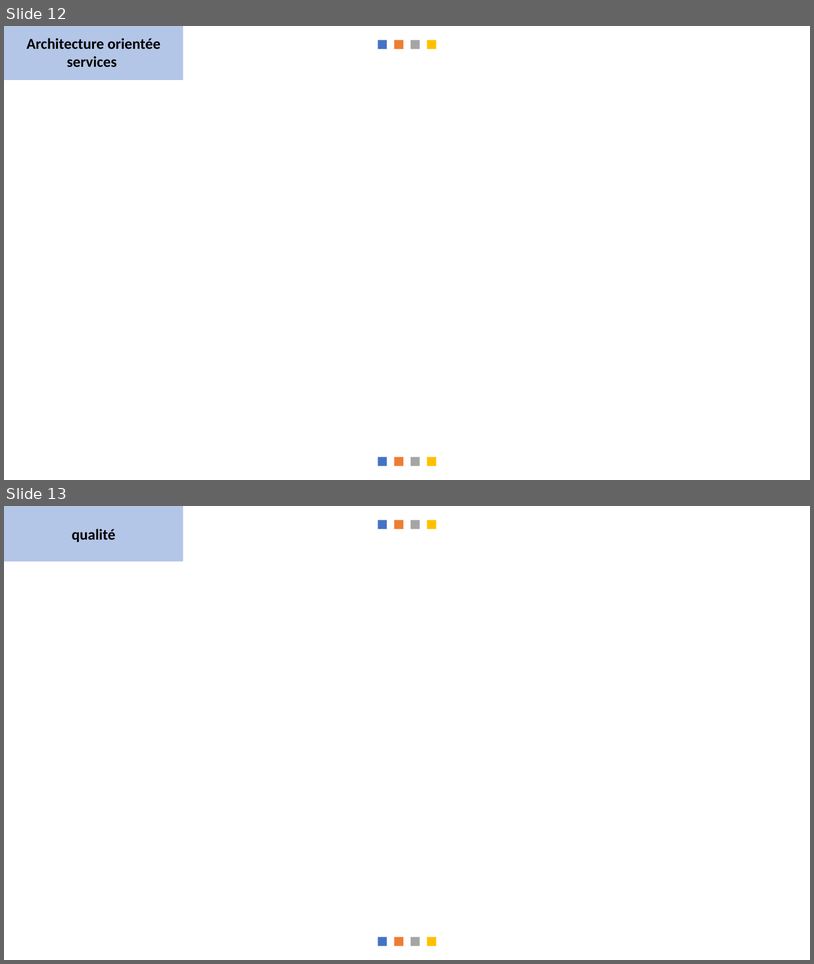
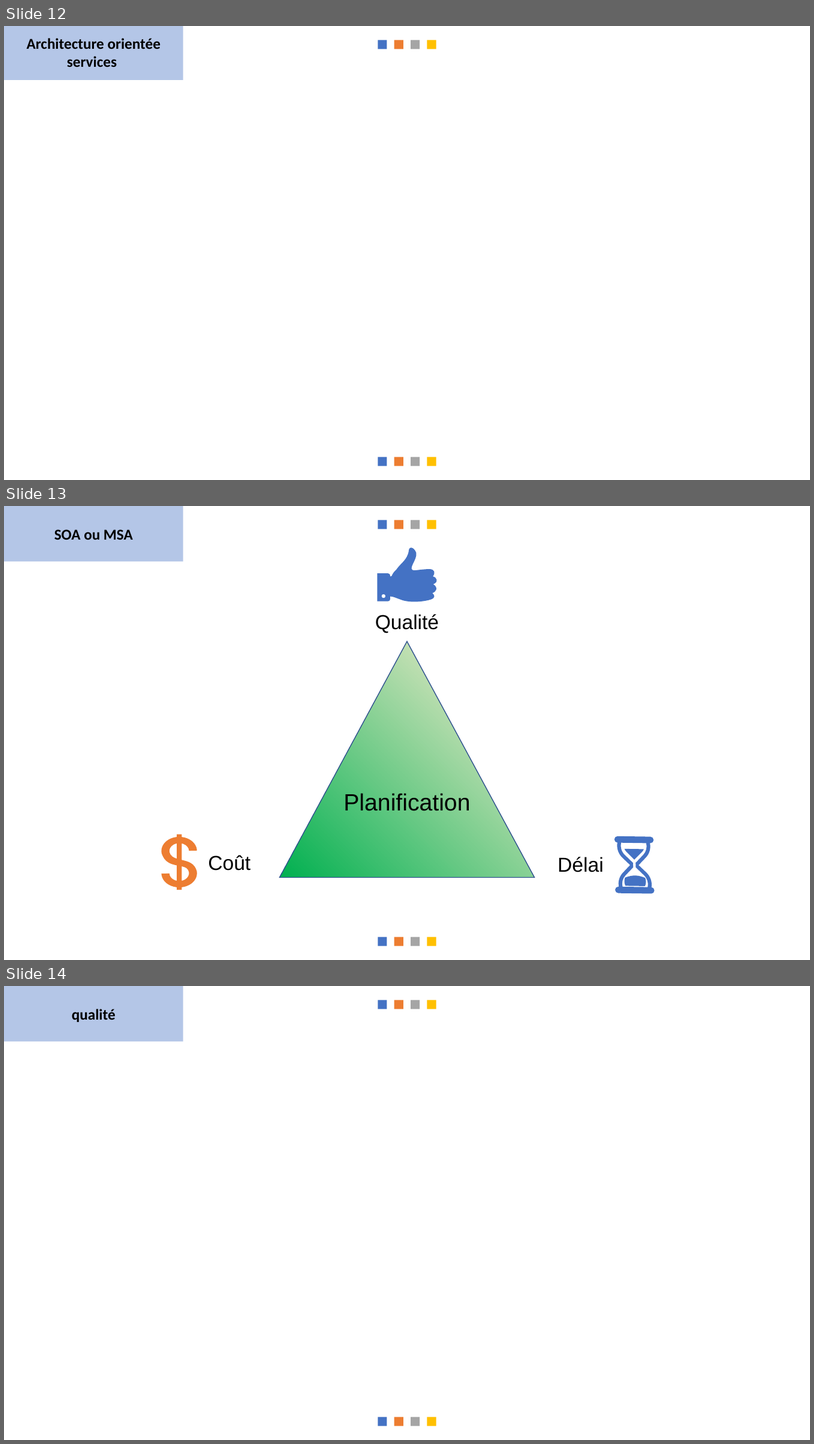
Before and after one commit to messaoudibrahim/Memoire, a slide deck: DIAPO/Présentation.pptx. Shown one above the other, each under a label of ours: slides 12 and 13 before the commit, slides 12, 13 and 14 after it. The pictures are 814x964 and 814x1444 pixels, drawn with LibreOffice and Linux fonts; fonts in the diff are those of the drawing. Boxes give left, top, right and bottom in pixels: in the first picture for what was removed or moved away, otherwise in the second. Text is boxed around its words. In the diff, an @@ line names an element or a change of style, - is before the commit and + after.

```diff
--- a/DIAPO/Présentation.pptx
+++ b/DIAPO/Présentation.pptx
@@ slide 13 added at (4,506,810,960), background #FFFFFF; not listed: 8 template elements that a slide beside it also shows @@
@@ rectangle added at (4,506,183,562), fill #4472C4 at 40% opacity, 18 pt, text #000000, bold @@
+SOA ou MSA
@@ freeform shape added at (377,548,437,601), fill #4472C4 @@
@@ text added at (375,614,439,633), 24 pt, text #000000 @@
+Qualité
@@ triangle added at (280,642,535,877), fill gradient #00B050 to #C5E0B4, outline #325491 1 pt @@
@@ text added at (344,792,470,815), 28 pt, text #000000 @@
+Planification
@@ freeform shape added at (588,818,681,910), fill #4472C4 @@
@@ freeform shape added at (161,834,197,889), fill #ED7D31 @@
@@ text added at (208,855,251,870), 24 pt, text #000000 @@
+Coût
@@ text added at (558,856,604,872), 24 pt, text #000000 @@
+Délai
@@ what was slide 13 is now slide 14 @@
```
Also in this commit, not shown: 2 slides changed, 4 other slides added, 5 other files.
